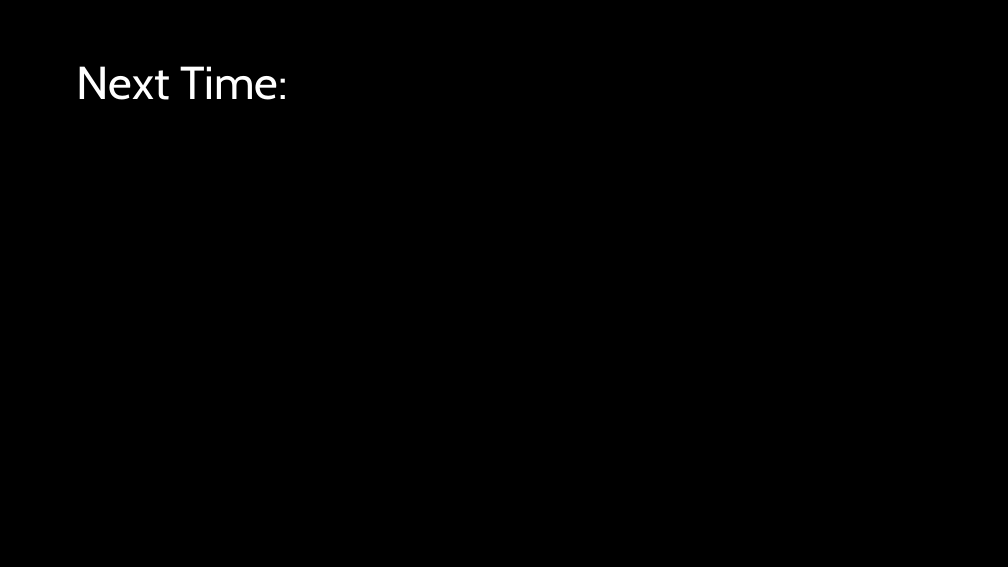
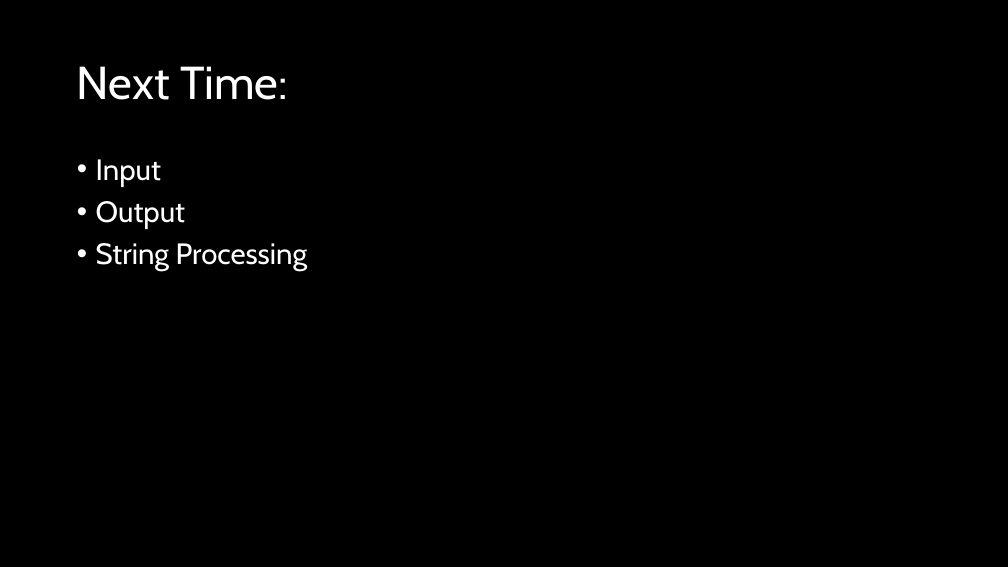
Before and after one commit to d-guh/computer-courses, a slide deck: slide 17 of intro-to-python/02/lesson-02.pptx (slide 18 before the commit). Drawn at 1008x567 pixels with LibreOffice and Linux fonts; fonts in the diff are those of the drawing; background and template pictures are left out. Boxes give left, top, right and bottom in pixels: in the first picture for what was removed or moved away, otherwise in the second. Text is boxed around its words. In the diff, an @@ line names an element or a change of style, - is before the commit and + after.

```diff
--- a/intro-to-python/02/lesson-02.pptx
+++ b/intro-to-python/02/lesson-02.pptx
@@ text added at box(96, 159, 308, 271), 28 pt, text #FFFFFF @@
+• Input
+• Output
+• String Processing
```
Also in this commit, not shown: 5 other slides changed, 1 slide added, 2 slides removed, 1 other file.
